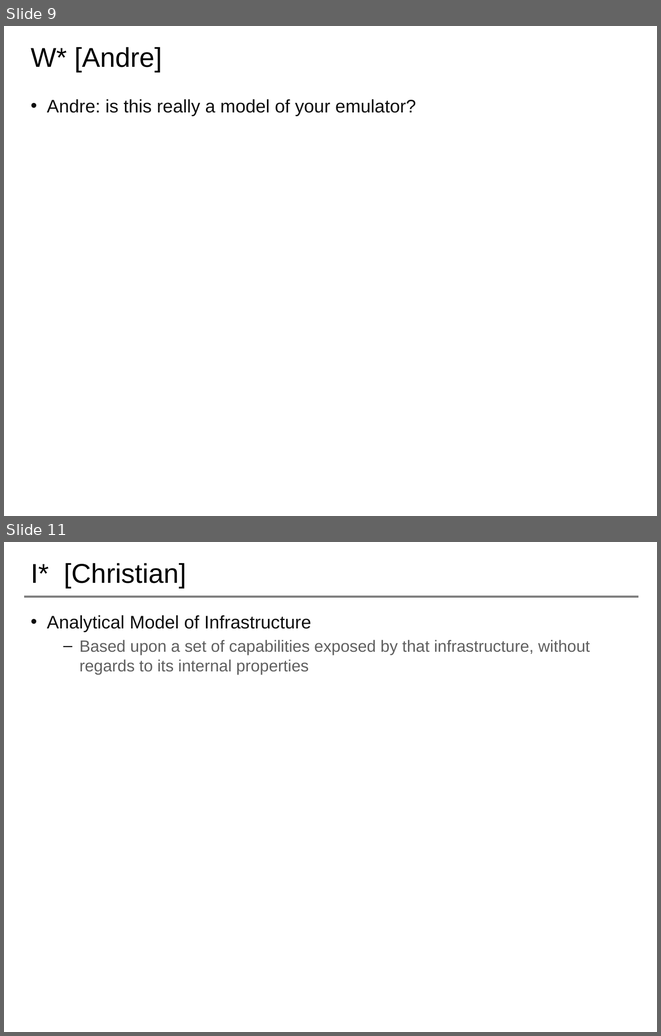
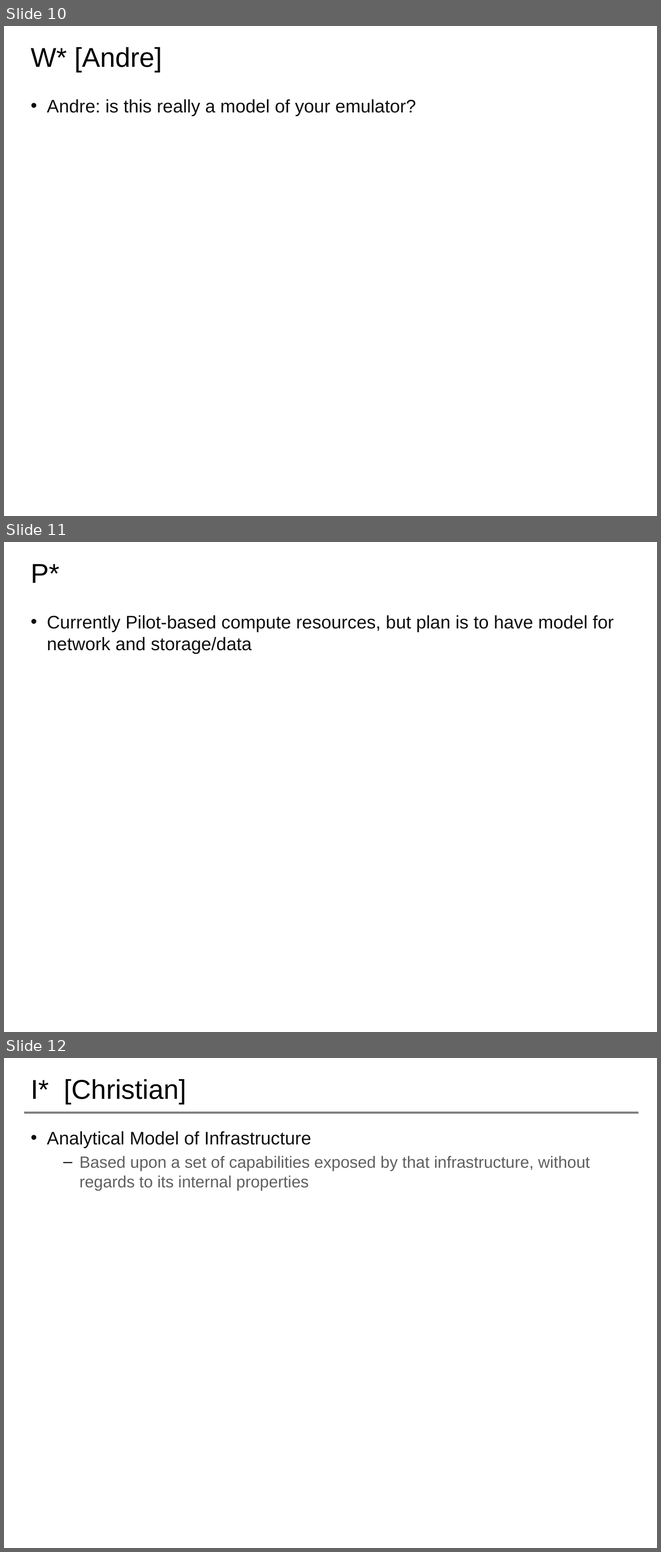
Before and after one commit to saga-project/NGMW, a slide deck: presentations/radical-modsim.pptx. Shown one above the other, each under a label of ours: slides 9 and 11 before the commit, slides 10, 11 and 12 after it; the slides between them are not shown. The pictures are 661x1036 and 661x1552 pixels, drawn with LibreOffice and Linux fonts; fonts in the diff are those of the drawing; background and template pictures are left out. Boxes give left, top, right and bottom in pixels: in the first picture for what was removed or moved away, otherwise in the second. Text is boxed around its words. In the diff, an @@ line names an element or a change of style, - is before the commit and + after.

```diff
--- a/presentations/radical-modsim.pptx
+++ b/presentations/radical-modsim.pptx
@@ slide 11 added at bbox=[4, 542, 657, 1032], background #FFFFFF @@
@@ title added at bbox=[30, 564, 59, 583], 30 pt, text #000000 @@
+P*
@@ text added at bbox=[47, 615, 614, 653], 20 pt, text #0D0D0D @@
+• Currently Pilot-based compute resources, but plan is to have model for network and storage/data
@@ what was slide 9 is now slide 10 @@
@@ what was slide 11 is now slide 12 @@
```
Also in this commit, not shown: 1 other slide added, 1 slide removed.
